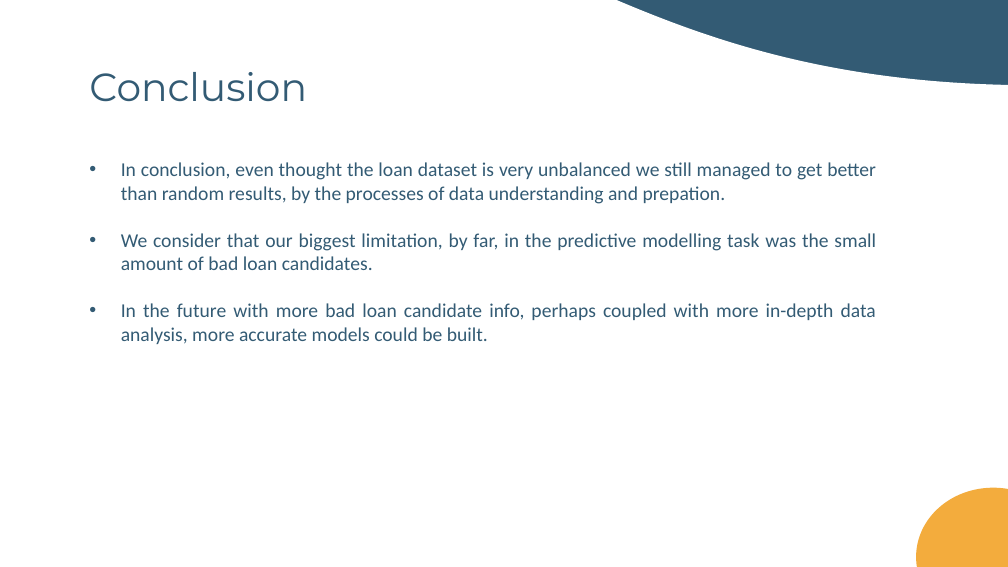
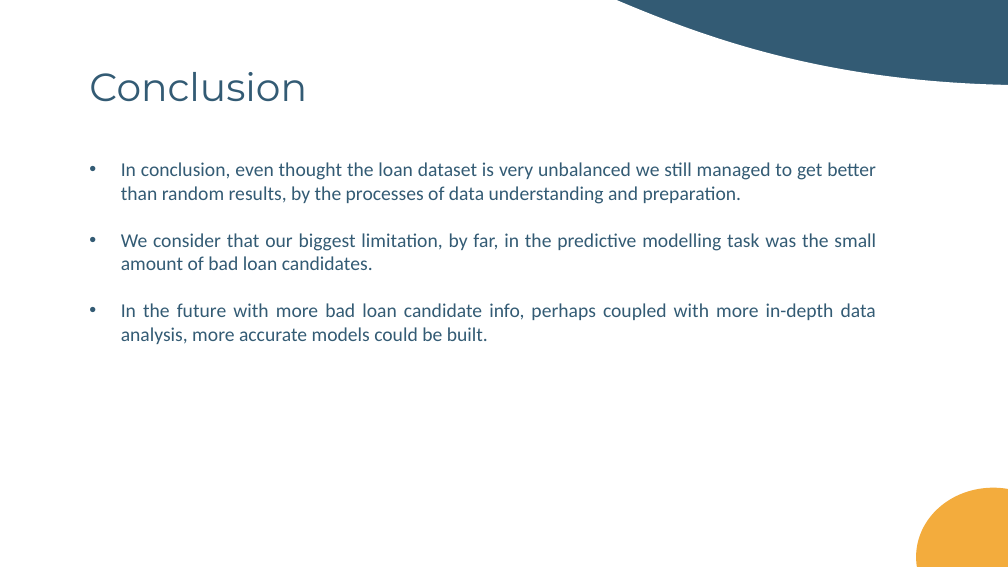
Before and after one commit to DanielaTomas/FCUP-DM1, a slide deck: slide 11 of docs/DM1.pptx. Drawn at 1008x567 pixels with LibreOffice and Linux fonts; fonts in the diff are those of the drawing. Boxes give left, top, right and bottom in pixels: in the first picture for what was removed or moved away, otherwise in the second. Text is boxed around its words. In the diff, an @@ line names an element or a change of style, - is before the commit and + after.

```diff
--- a/docs/DM1.pptx
+++ b/docs/DM1.pptx
@@ text at (x1=121, y1=162, x2=876, y2=204): text changed @@
-• In conclusion, even thought the loan dataset is very unbalanced we still managed to get better than random results, by the processes of data understanding and prepation.
+• In conclusion, even thought the loan dataset is very unbalanced we still managed to get better than random results, by the processes of data understanding and preparation.
```
Also in this commit, not shown: 3 other slides changed, 1 slide removed.
